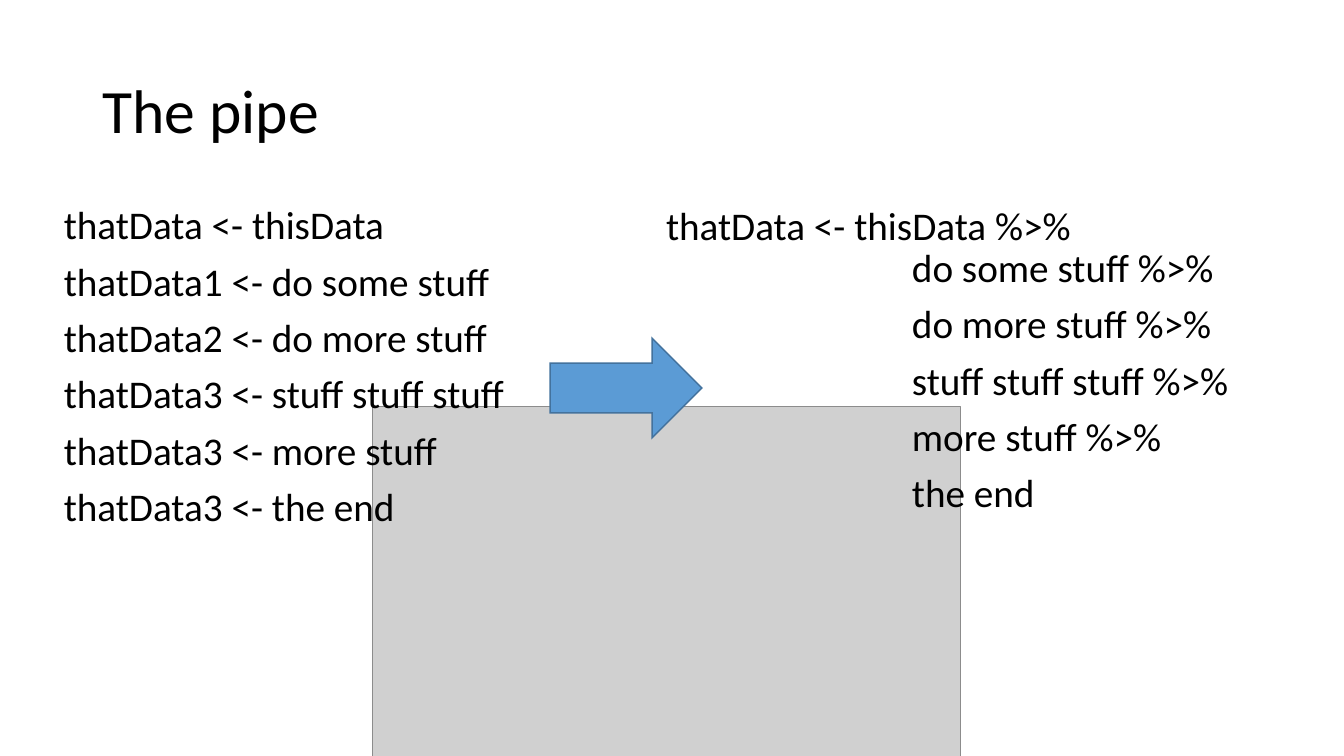
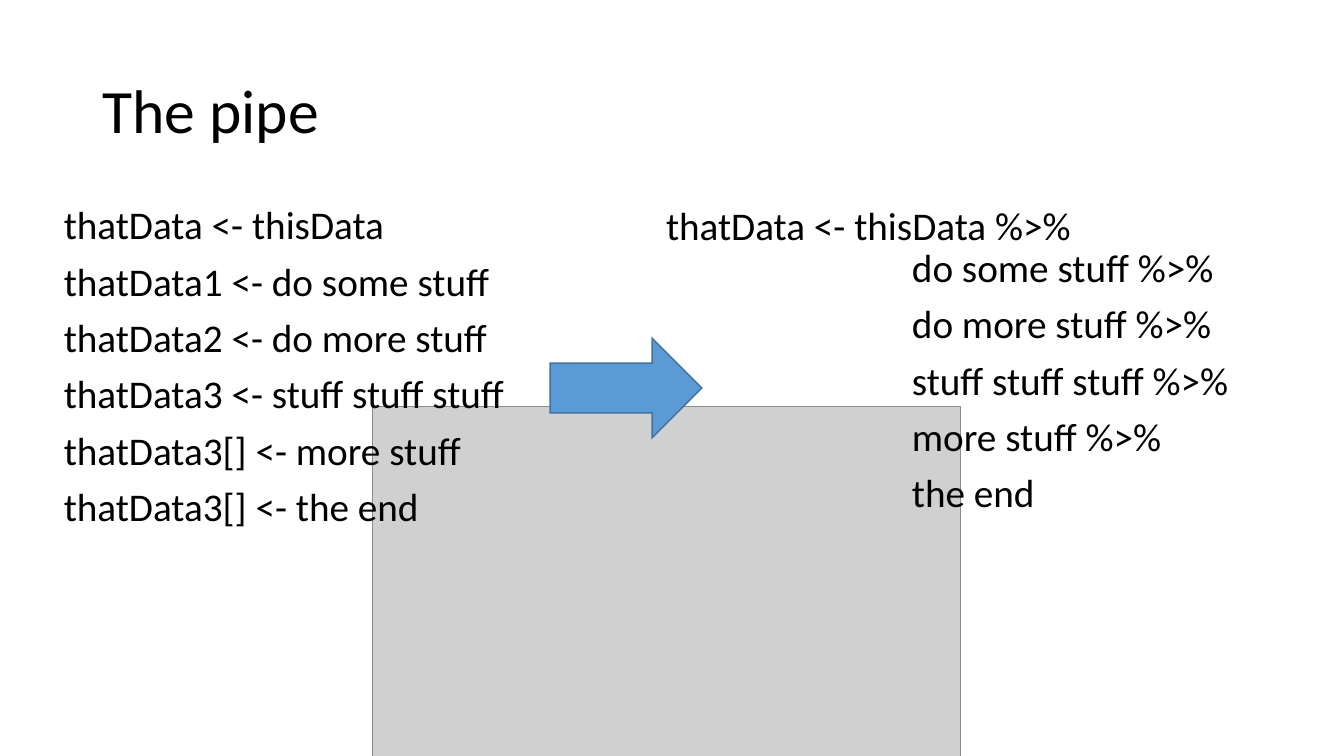
Before and after one commit to clward/tidyverseIntro, a slide deck: slide 9 of tidyverse.pptx. Drawn at 1344x756 pixels with LibreOffice and Linux fonts; fonts in the diff are those of the drawing; grey boxes stand for pictures. Boxes give left, top, right and bottom in pixels: in the first picture for what was removed or moved away, otherwise in the second. Text is boxed around its words. In the diff, an @@ line names an element or a change of style, - is before the commit and + after.

```diff
--- a/tidyverse.pptx
+++ b/tidyverse.pptx
@@ text at <box>64,432,460,531</box>: text changed @@
-thatData3 <- more stuff
-thatData3 <- the end
+thatData3[] <- more stuff
+thatData3[] <- the end
```
Also in this commit, not shown: 5 other slides changed, 2 slides added, 1 other file.
